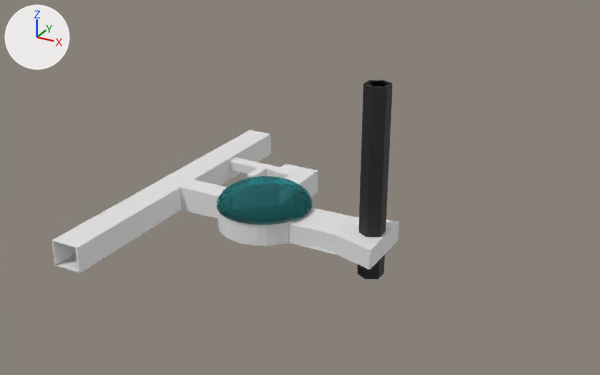
The Blender file Assets/BlenderModels/Chapter1-2/Chapter1-2Mesh.blend, before and after one commit.
Both versions are drawn from a 50 mm camera at (50.0, -94.6, 61.6) aimed at (-0.5, -2.8, 15.7). Lighting does not change. The marker at upper left points along +X, +Y and +Z.

Script lines for the objects in view, before the commit:
```python
ob_chapter1_2area_bottom_001 = bpy.data.objects.new('Chapter1-2Area-Bottom.001', me_cube_003)
ob_chapter1_2area_bottom_001.location = (8.3, -0.1, 7.2)
ob_chapter1_2area_bottom_001.scale = (2.92, 3.11, 0.0797)
ob_chapter1_2area_top_001 = bpy.data.objects.new('Chapter1-2Area-top.001', me_cube_002)
ob_chapter1_2area_top_001.location = (8.3, -0.1, 10.0)
ob_chapter1_2area_top_001.rotation_euler = (3.142, 0.0, 0.0)  # degrees (180, 0, 0)
ob_chapter1_2area_top_001.scale = (2.92, 3.11, 0.0797)
ob_elevatorshaft_002 = bpy.data.objects.new('ElevatorShaft.002', me_cylinder_001)
ob_elevatorshaft_002.location = (9.3, -0.1, 7.2)
ob_elevatorshaft_002.rotation_euler = (-3.142, -3.142, 0.0)  # degrees (-180, -180, 0)
ob_elevatorshaft_002.scale = (1.89, 1.89, 0.0111)
ob_elevatorshaft_003 = bpy.data.objects.new('ElevatorShaft.003', me_cylinder_007)
ob_elevatorshaft_003.location = (9.3, -0.1, 31.1)
ob_elevatorshaft_003.scale = (1.86, 1.86, 0.102)
ob_sphere = bpy.data.objects.new('Sphere', me_sphere)
ob_sphere.location = (-7.9, -0.1, 10.6)
ob_sphere.rotation_euler = (0.0, 0.0, 0.000778)  # degrees (0, 0, 0)
ob_sphere.scale = (7.02, 7.02, 3.27)
```
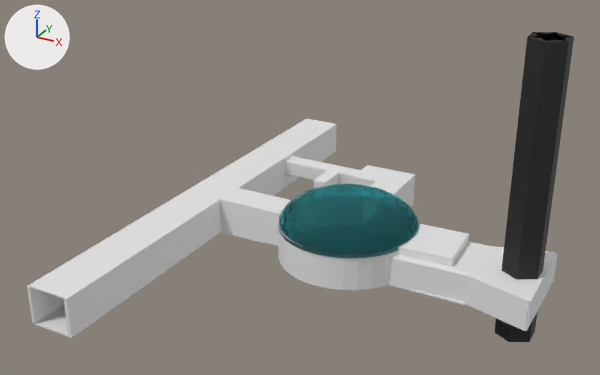
Commit message: more chapter1-2 work

Changed parts and their boxes [x1, y1, x2, y2] in the pictures (600 x 375 px):
'Chapter1-2Area-Bottom.001', reshaped, moved, rescaled (53% wider, 53% taller): before [52, 130, 399, 273]; after [27, 119, 558, 338]
'ElevatorShaft.003', moved, rescaled (116% wider, 55% taller): before [357, 80, 393, 279]; after [495, 32, 574, 342]
'Sphere', moved, rescaled (46% wider, 50% taller): before [216, 176, 312, 225]; after [278, 184, 419, 258]
'Chapter1-2Area-top.001', moved, rescaled (41% wider, 68% taller): before [337, 217, 399, 250]; after [468, 246, 556, 302]
'ElevatorShaft.002', moved, rescaled: before [357, 255, 385, 275]; after [495, 311, 538, 336]
part 1 of me_cube_003, built on: before [288, 208, 354, 235]; after [390, 224, 487, 275]

The change, as a list of edits to the scene's bpy script:
```text
Change me_cube_003:
    used by ob_chapter1_2area_bottom_001; location = (8.3, -0.1, 7.2); scale = (2.92, 3.11, 0.0797)
    remove me_cube_003.from_pydata(...)  # 726 vertices, 675 faces; spans x -11.8..1.0, y -7.8..8.1, z -1.0..48.2
    add me_cube_003.from_pydata(...)  # 746 vertices, 695 faces; spans x -11.8..1.0, y -7.8..8.1, z -1.0..48.2
    me_cube_003 part 1
    4 faces are deleted
    4 vertices in x -3.6, y 0.9, z 1.0..35.4 move by (0.1, 0.0, 0.0)
    3 vertices in x -3.4..-1.6, y -1.0..0.8, z 1.0..38.9 move by (0.0, 0.2, 0.0)
    3 vertices move from x -3.5, y -1.1..0.8, z 1.0..38.9 to x -3.5, y -0.8..0.9, z 1.0..38.9
    14 vertices are added at x -7.0..-1.7, y 0.9..4.5, z 1.0..36.2
    6 new vertices lie (0.0, 0.0, 9.8) away from vertices in x -3.6..-1.6, y -1.1..1.0, z 36.2
    24 new faces join them
Change ob_elevatorshaft_002:
    ob_elevatorshaft_002.location: (9.3, -0.1, 7.2) -> (29.9, 0.7, 5.2)
    ob_elevatorshaft_002.scale: (1.89, 1.89, 0.0111) -> (2.7, 2.7, 0.0158)
Change ob_elevatorshaft_003:
    ob_elevatorshaft_003.location: (9.3, -0.1, 31.1) -> (29.9, 0.7, 39.3)
    ob_elevatorshaft_003.scale: (1.86, 1.86, 0.102) -> (2.66, 2.66, 0.146)
Change ob_chapter1_2area_top_001:
    ob_chapter1_2area_top_001.location: (8.3, -0.1, 10.0) -> (28.5, 0.6, 9.2)
    ob_chapter1_2area_top_001.scale: (2.92, 3.11, 0.0797) -> (4.18, 4.45, 0.114)
Change ob_chapter1_2area_bottom_001:
    ob_chapter1_2area_bottom_001.location: (8.3, -0.1, 7.2) -> (28.5, 0.6, 5.2)
    ob_chapter1_2area_bottom_001.scale: (2.92, 3.11, 0.0797) -> (4.18, 4.45, 0.114)
Change ob_sphere:
    ob_sphere.location: (-7.9, -0.1, 10.6) -> (5.3, 0.6, 10.0)
    ob_sphere.scale: (7.02, 7.02, 3.27) -> (9.89, 9.89, 4.6)
```
